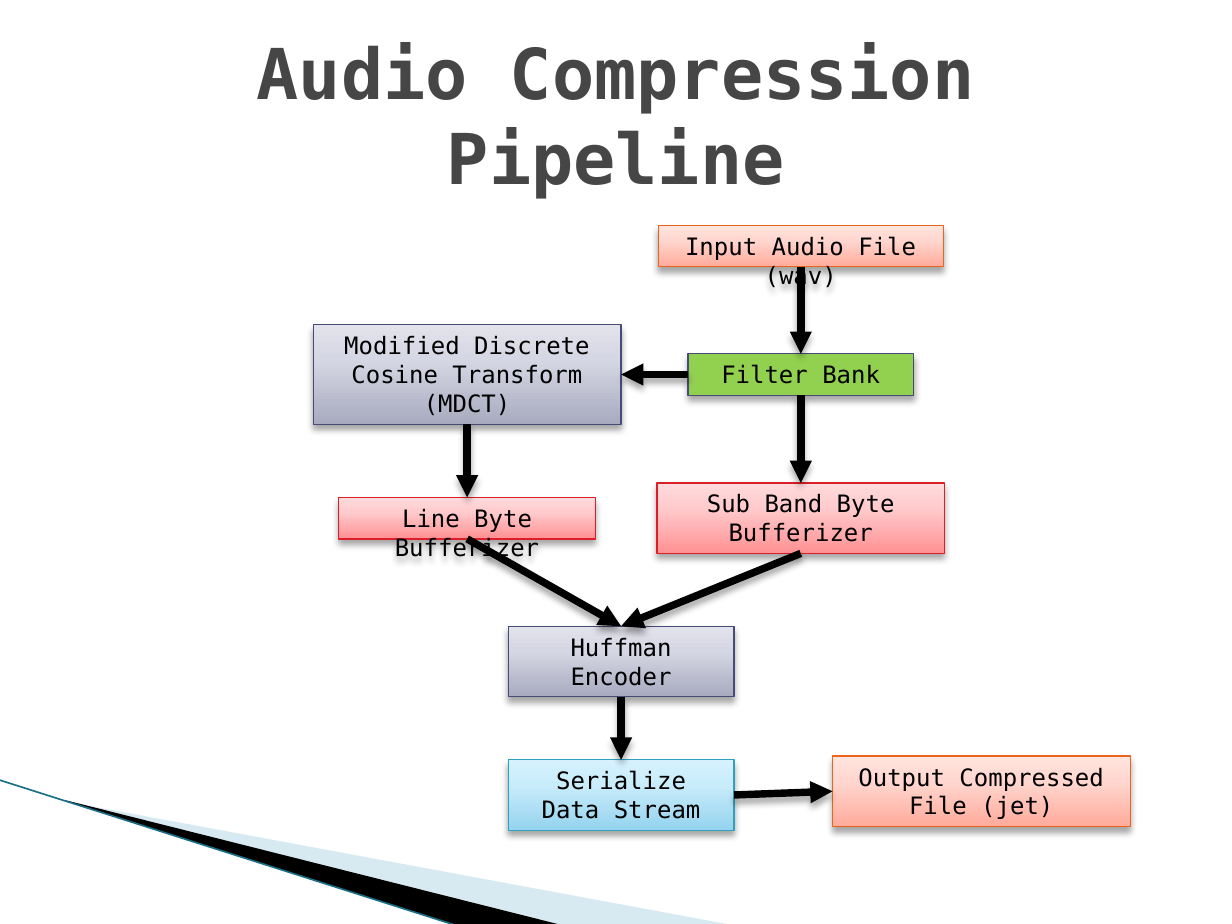
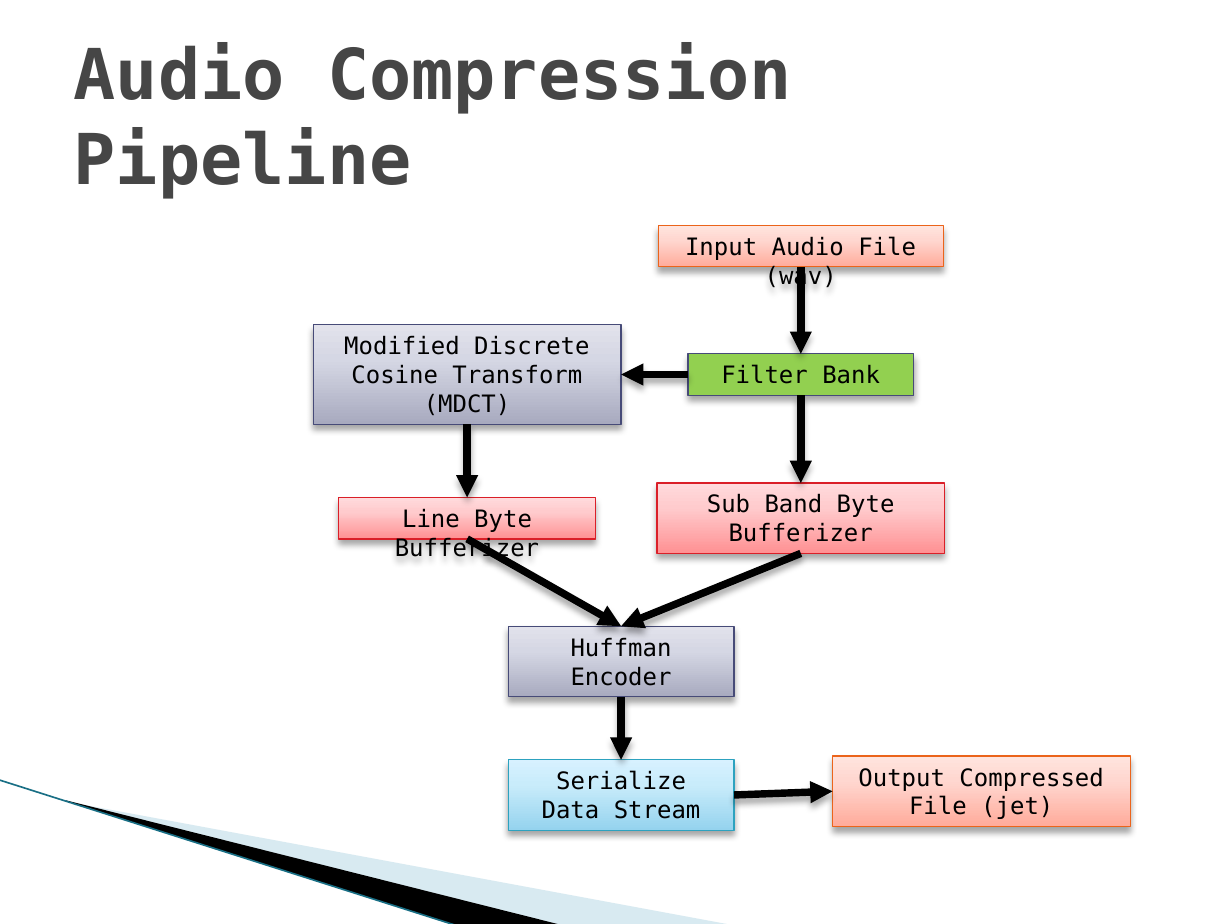
Before and after one commit to ericaddison/Algs_Term_Project, a slide deck: slide 3 of report/JET Audio Encoder.pptx. Drawn at 1232x924 pixels with LibreOffice and Linux fonts; fonts in the diff are those of the drawing; background and template pictures are left out. Boxes give left, top, right and bottom in pixels: in the first picture for what was removed or moved away, otherwise in the second. Text is boxed around its words. In the diff, an @@ line names an element or a change of style, - is before the commit and + after.

```diff
--- a/report/JET Audio Encoder.pptx
+++ b/report/JET Audio Encoder.pptx
@@ title "Audio Compression Pipeline" at (x1=74, y1=43, x2=791, y2=199): alignment centre to left @@
```
Also in this commit, not shown: 6 other slides changed, 3 slides added, 7 slides removed, 1 other file.
